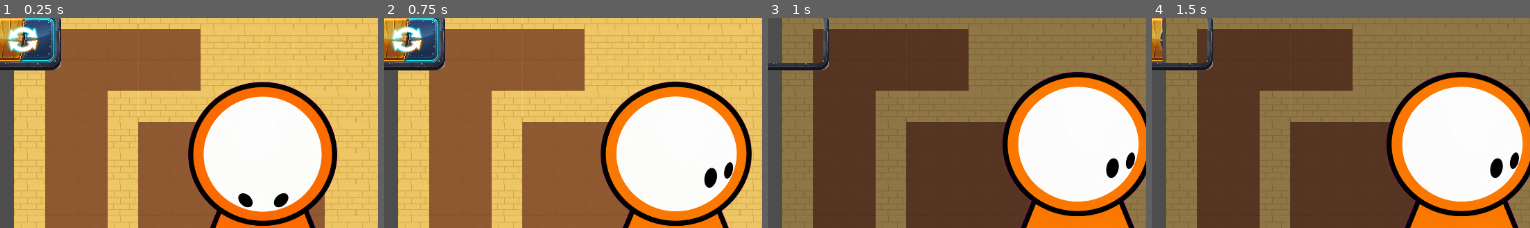
Above: before the commit, frames 1-4 (left to right).
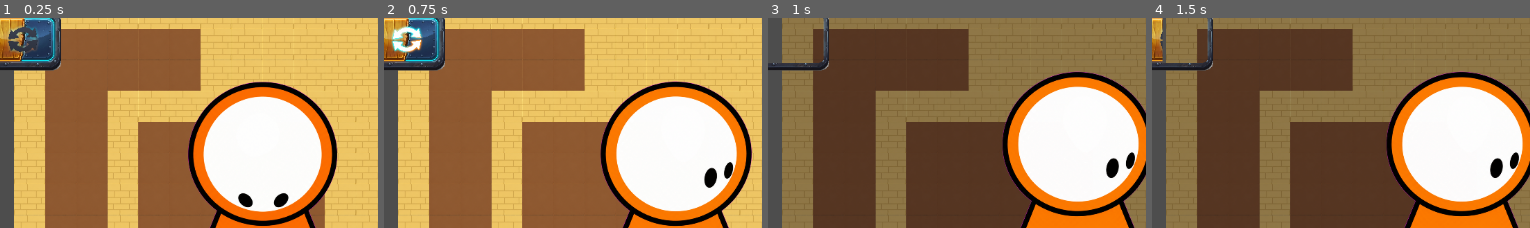
Above: after the commit, the same moments.

Repository: Valonekiil/gen-ai
Game: Godot game, scene res://levels/Lvl_test.tscn
Same seed, same stepped clock (60 frames per second), same inputs: the game is played once before the commit and once after it. This scene is started directly instead of the project's main scene. The engine's default icon, where the game draws it, is replaced by a stand-in: a white triangle on a blue panel in a dark square.
Inputs:
- Up to frame 1 (0.25 s): no input
- Up to frame 2 (0.75 s): tap Enter at 0.5 s; hold D (move_right) from 0.53 s (still down); tap Tab at 0.6 s
- Up to frame 3 (1 s): keep holding D (move_right); tap W (move_up) at 0.77 s; tap Q at 0.8 s
- Up to frame 4 (1.5 s): keep holding D (move_right); tap Q at 1.35 s
The pictures show only the part of the screen within x 3-53%, y 7-57%; the shares and areas given below are measured in that part.

The runs differ from the first frame. In frame 1, 0.7% of the frame differs, in the area x 2-11%, y 3-17%; in frame 2, nothing differs; in frame 3, nothing differs; in frame 4, nothing differs.
Error in both runs: Invalid access to property or key 'position' on a base object of type 'null instance'. (res://levels/LvlTest.gd:44)

Commit message:
fix can switch

Diff:
--- a/core/RealityManager.gd
+++ b/core/RealityManager.gd
@@ -19,7 +19,14 @@
 		_cooldown_timer -= delta
 
 func can_switch() -> bool:
-	return _cooldown_timer <= 0.0 and state in [State.RunningA, State.RunningB]
+	if _cooldown_timer > 0.0:
+		return false
+	if state not in [State.RunningA, State.RunningB]:
+		return false
+	# Realita target harus benar-benar bisa dimasuki (tidak ada tembok/collider)
+	var active := "A" if state == State.RunningA else "B"
+	var target := "B" if state == State.RunningA else "A"
+	return not _would_collide_with_terrain(_get_char(active), _get_terrain(target))
 
 func _would_collide_with_terrain(character: CharacterController, terrain: TileMapLayer) -> bool:
 	if not character or not terrain:
@@ -83,7 +90,7 @@
 	return false
 
 func request_switch() -> void:
-	if not can_switch():
+	if _cooldown_timer > 0.0 or state not in [State.RunningA, State.RunningB]:
 		return
 
 	var previous_active: String
